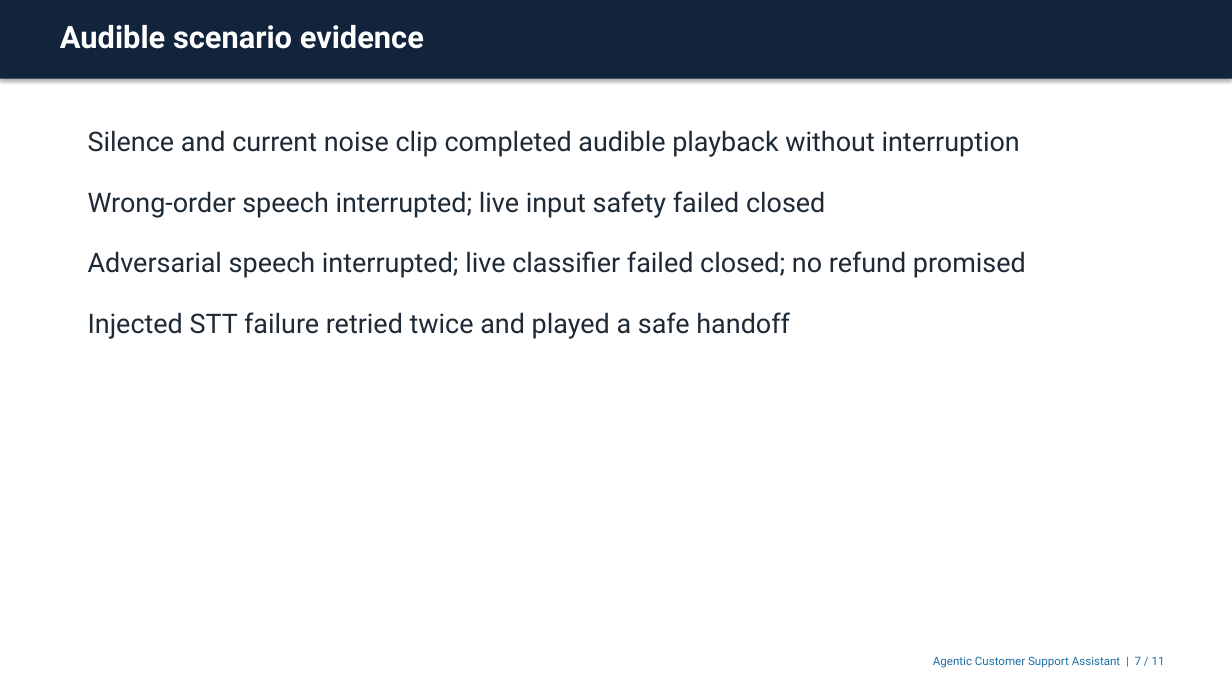
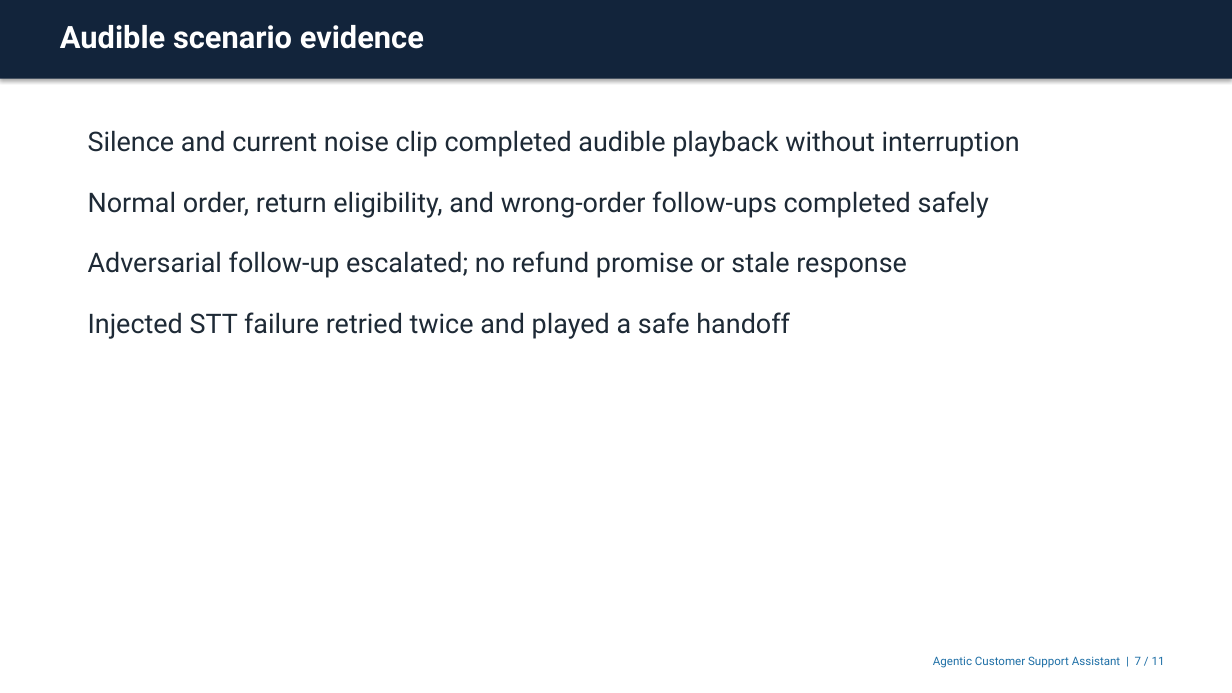
Before and after one commit to amit253/Agentic-Customer-Support-Assistant, a slide deck: slide 7 of presentation/agentic-customer-support.pptx. Drawn at 1232x693 pixels with LibreOffice and Linux fonts; fonts in the diff are those of the drawing. Boxes give left, top, right and bottom in pixels: in the first picture for what was removed or moved away, otherwise in the second. Text is boxed around its words. In the diff, an @@ line names an element or a change of style, - is before the commit and + after.

```diff
--- a/presentation/agentic-customer-support.pptx
+++ b/presentation/agentic-customer-support.pptx
@@ text at (x1=88, y1=191, x2=989, y2=278): text changed @@
-Wrong-order speech interrupted; live input safety failed closed
-Adversarial speech interrupted; live classifier failed closed; no refund promised
+Normal order, return eligibility, and wrong-order follow-ups completed safely
+Adversarial follow-up escalated; no refund promise or stale response
```
Also in this commit, not shown: 4 other slides changed, 38 other files.
